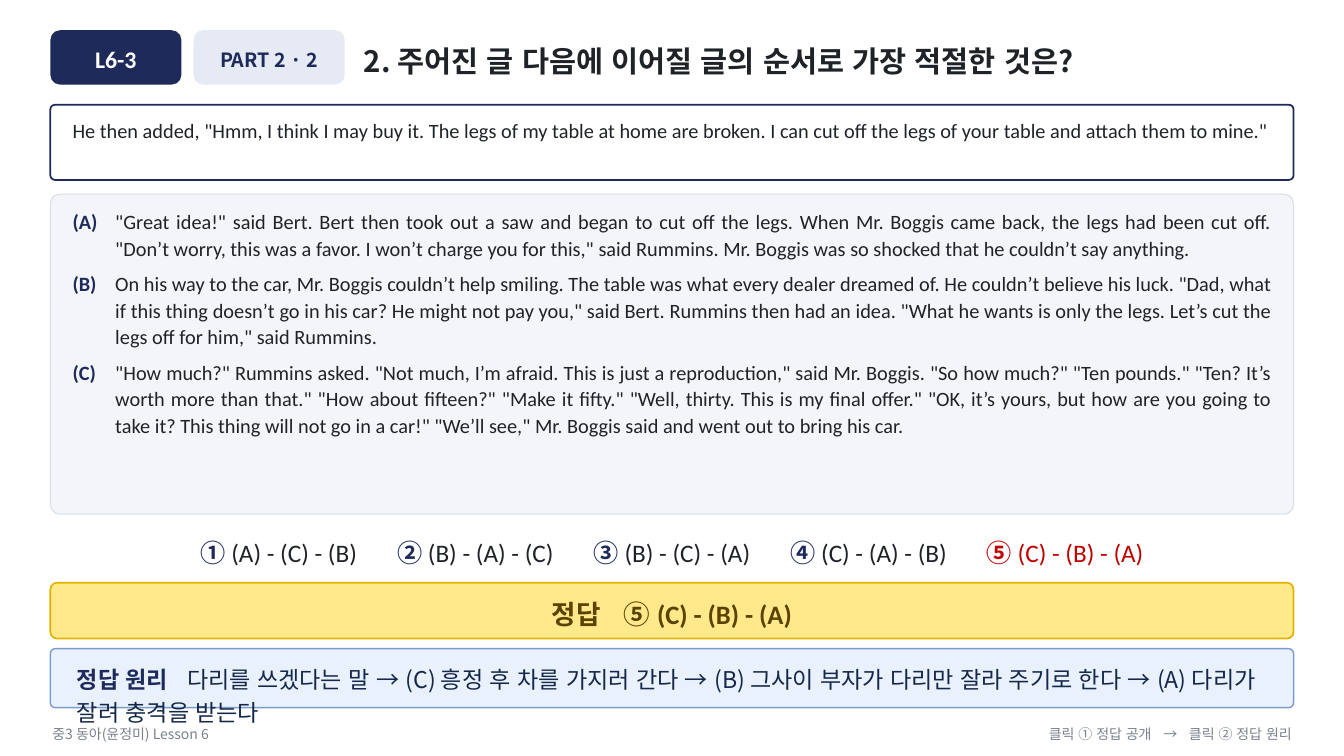
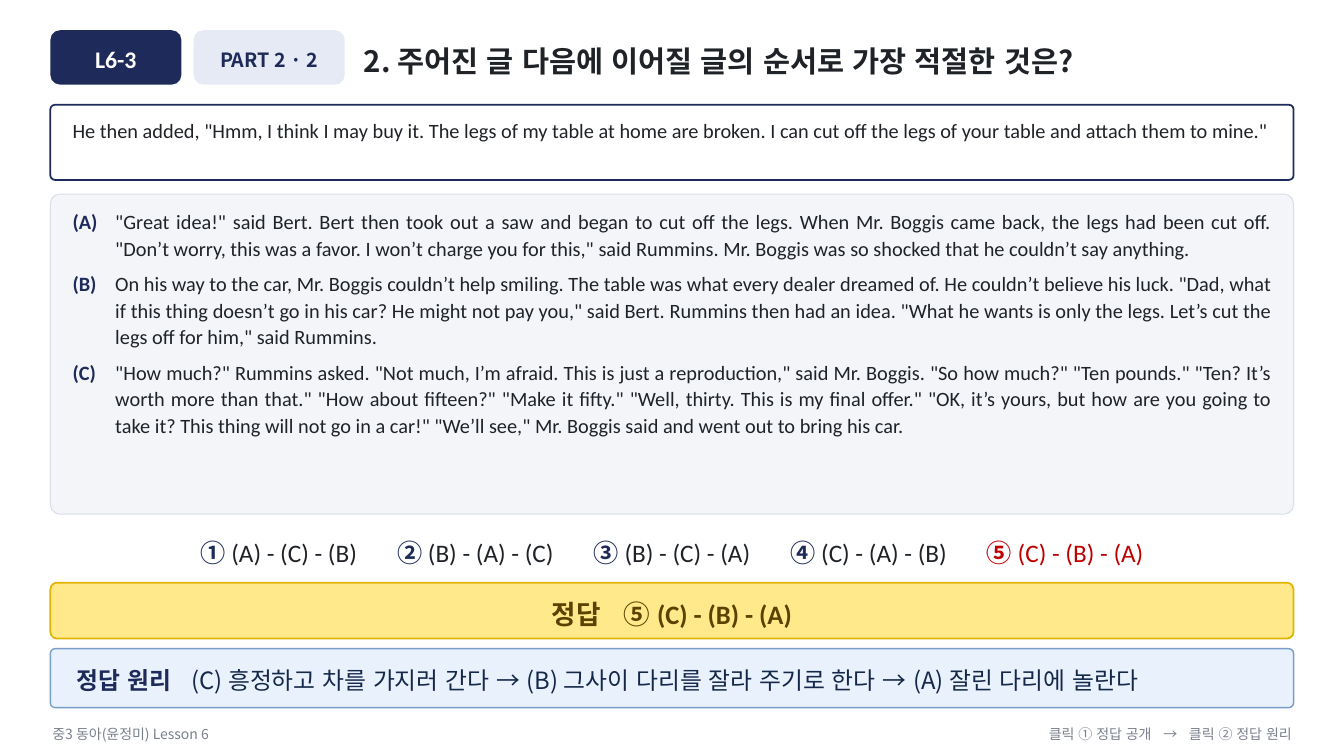
Before and after one commit to dtpman/dtpman, a slide deck: slide 33 of output/중3동아윤_5-8과/내신워크북/Lesson6/중3 동아(윤정미) Lesson6 L6-1~3 문제풀이 클릭형 (2026-10-02).pptx. Drawn at 1344x756 pixels with LibreOffice and Linux fonts; fonts in the diff are those of the drawing. Boxes give left, top, right and bottom in pixels: in the first picture for what was removed or moved away, otherwise in the second. Text is boxed around its words. In the diff, an @@ line names an element or a change of style, - is before the commit and + after.

```diff
--- a/output/중3동아윤_5-8과/내신워크북/Lesson6/중3 동아(윤정미) Lesson6 L6-1~3 문제풀이 클릭형 (2026-10-02).pptx
+++ b/output/중3동아윤_5-8과/내신워크북/Lesson6/중3 동아(윤정미) Lesson6 L6-1~3 문제풀이 클릭형 (2026-10-02).pptx
@@ text in rounded rectangle at [77, 669, 1138, 694]: text changed; size 16.5 to 17 pt @@
-정답 원리 다리를 쓰겠다는 말 → (C) 흥정 후 차를 가지러 간다 → (B) 그사이 부자가 다리만 잘라 주기로 한다 → (A) 다리가 잘려 충격을 받는다
+정답 원리 (C) 흥정하고 차를 가지러 간다 → (B) 그사이 다리를 잘라 주기로 한다 → (A) 잘린 다리에 놀란다
```
Also in this commit, not shown: 2 other slides changed, 1 other file.
